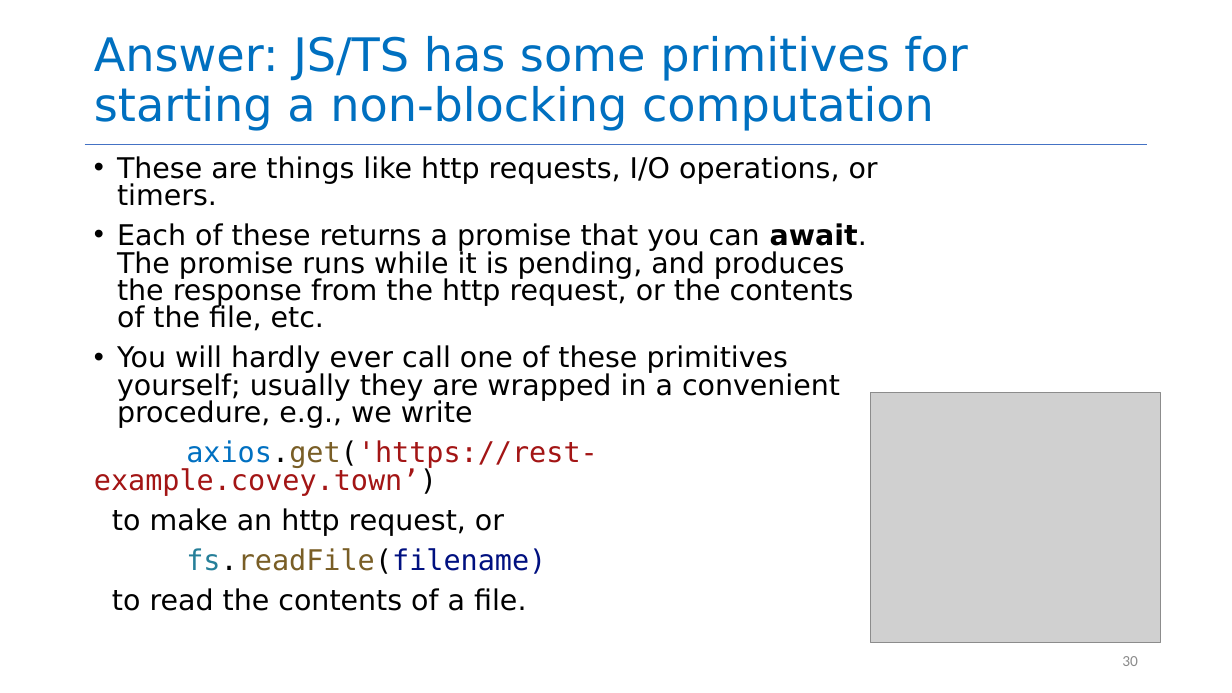
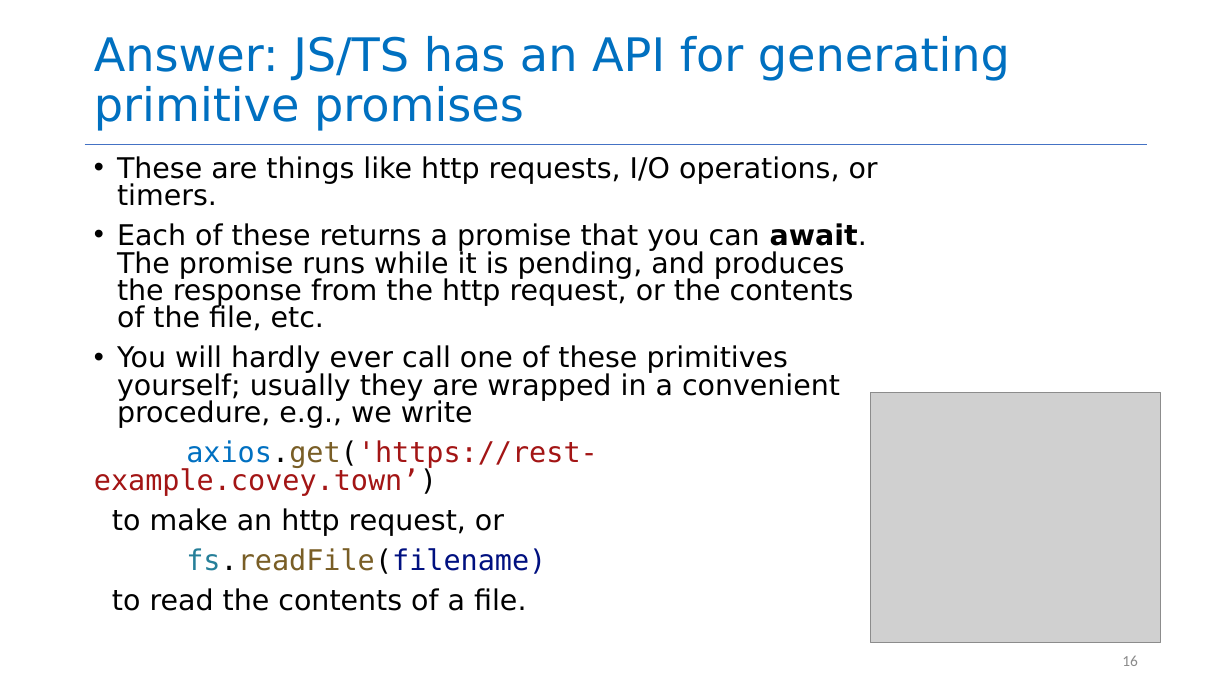
Before and after one commit to neu-se/CS4530-Spring-2026, a slide deck: slide 16 of Slides/Module 09 Concurrency Patterns in Typescript.pptx (slide 30 before the commit). Drawn at 1232x693 pixels with LibreOffice and Linux fonts; fonts in the diff are those of the drawing; grey boxes stand for pictures. Boxes give left, top, right and bottom in pixels: in the first picture for what was removed or moved away, otherwise in the second. Text is boxed around its words. In the diff, an @@ line names an element or a change of style, - is before the commit and + after.

```diff
--- a/Slides/Module 09 Concurrency Patterns in Typescript.pptx
+++ b/Slides/Module 09 Concurrency Patterns in Typescript.pptx
@@ title at [94,36,1010,131]: text changed @@
-Answer: JS/TS has some primitives for starting a non-blocking computation
+Answer: JS/TS has an API for generating primitive promises
@@ page number at [1122,655,1138,666]: text changed @@
-30
+16
```
Also in this commit, not shown: 12 other slides changed, 26 slides added, 12 slides removed, 1 other file.
